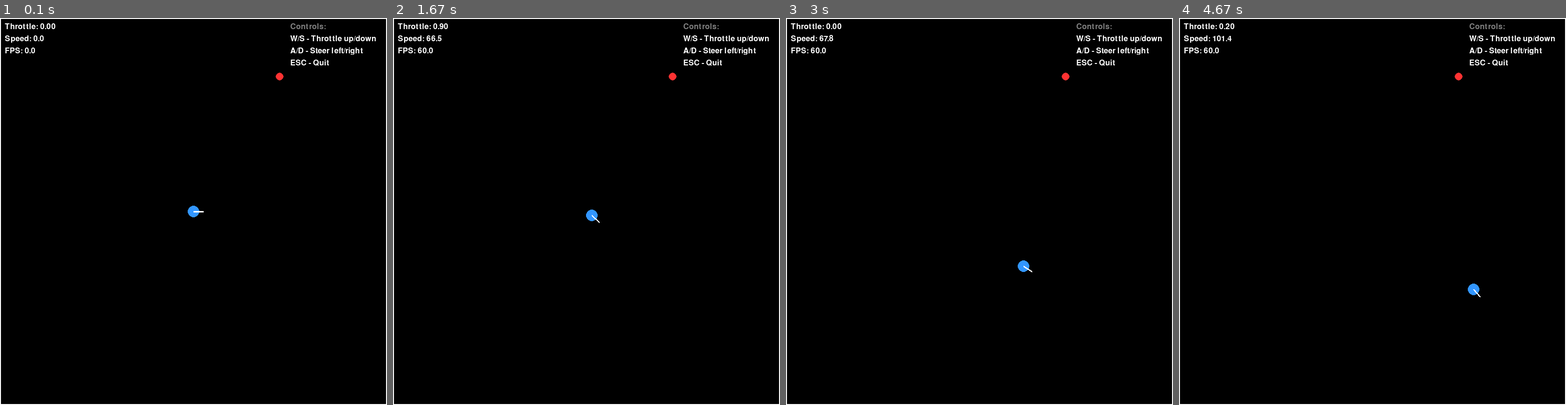
Above: before the commit, frames 1-4 (left to right).
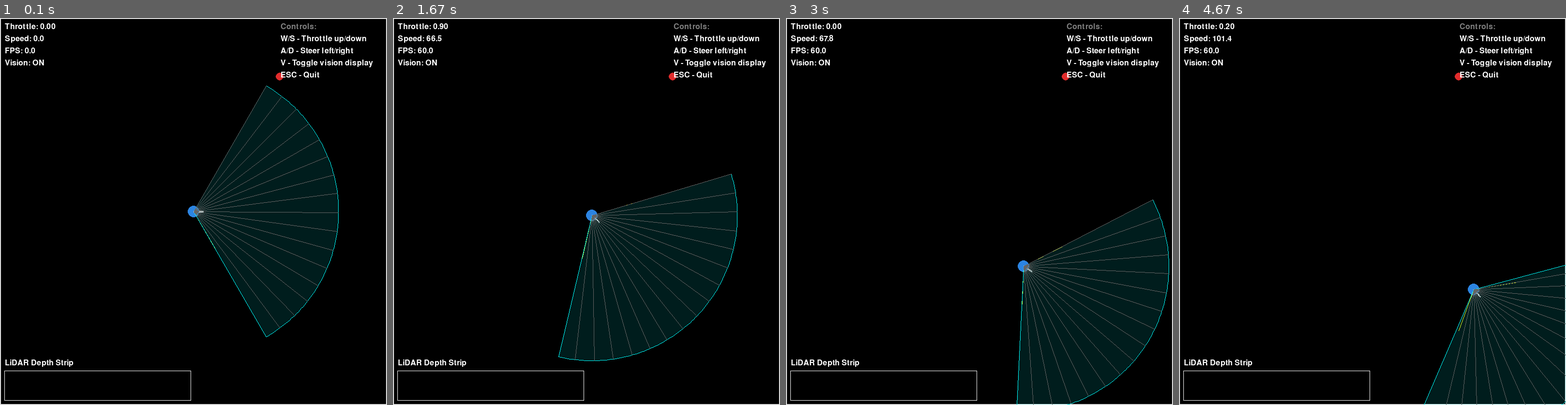
Above: after the commit, the same moments.

Repository: jdAlcorn/food_finder_sim
Game: pygame game, started from simulation.py
The game is run twice, just before and just after one commit, with the same random seed, the same clock (stepped at 60 frames per second) and the same inputs.
Inputs:
- Up to frame 1 (0.1 s): no input
- Up to frame 2 (1.67 s): tap V at 0.33, 1.65 s; hold D 0.67-1.13 s; hold W 1.17-1.47 s; hold D from 1.5 s (still down)
- Up to frame 3 (3 s): release D at 1.97 s; hold A 2-2.53 s; hold S 2.57-2.87 s; hold A from 2.9 s (still down)
- Up to frame 4 (4.67 s): tap V at 3.05, 4.55 s; release A at 3.3 s; hold W 3.33-3.7 s; hold D 3.73-4.37 s; hold S from 4.4 s (still down)

The runs differ from the first frame. In frame 1, 17% of the frame differs, in the area x 0-100%, y 0-100%; in frame 2, 17%; in frame 3, 17%; in frame 4, 12%.

Commit message:
Initial vision implementation

Diff:
--- a/simulation.py
+++ b/simulation.py
@@ -5,12 +5,14 @@
 - Food collection
 - Wall collisions
 - Manual keyboard controls
+- Ray-casting vision system with LiDAR strip visualization
 """
 
 import pygame
 import math
 import random
 import sys
+import numpy as np
 
 # Constants
 WINDOW_WIDTH = 800
@@ -28,6 +30,12 @@
 # Food constants
 FOOD_RADIUS = 8
 
+# Vision constants
+FOV_DEGREES = 120
+NUM_RAYS = 128
+MAX_RANGE = 300
+STRIP_HEIGHT = 60
+
 # Colors
 BLACK = (0, 0, 0)
 WHITE = (255, 255, 255)
@@ -35,6 +43,8 @@
 RED = (255, 50, 50)
 GREEN = (50, 255, 50)
 GRAY = (128, 128, 128)
+YELLOW = (255, 255, 0)
+CYAN = (0, 255, 255)
 
 
 class Agent:
@@ -132,6 +142,163 @@
         self.y = random.uniform(margin, WINDOW_HEIGHT - margin)
 
 
+# Ray-casting helper functions
+def intersect_ray_circle(origin_x, origin_y, dir_x, dir_y, circle_x, circle_y, radius):
+    """
+    Ray-circle intersection. Returns distance to nearest intersection or None.
+    """
+    # Vector from ray origin to circle center
+    oc_x = origin_x - circle_x
+    oc_y = origin_y - circle_y
+
+    # Quadratic equation coefficients: at² + bt + c = 0
+    a = dir_x * dir_x + dir_y * dir_y
+    b = 2.0 * (oc_x * dir_x + oc_y * dir_y)
+    c = oc_x * oc_x + oc_y * oc_y - radius * radius
+
+    discriminant = b * b - 4 * a * c
+
+    if discriminant < 0:
+        return None  # No intersection
+
+    sqrt_discriminant = math.sqrt(discriminant)
+    t1 = (-b - sqrt_discriminant) / (2 * a)
+    t2 = (-b + sqrt_discriminant) / (2 * a)
+
+    # We want the nearest positive intersection
+    if t1 > 0:
+        return t1
+    elif t2 > 0:
+        return t2
+    else:
+        return None  # Circle is behind ray origin
+
+
+def intersect_ray_segment(origin_x, origin_y, dir_x, dir_y, p1_x, p1_y, p2_x, p2_y):
+    """
+    Ray-line segment intersection. Returns distance to intersection or None.
+    """
+    # Line segment vector
+    seg_x = p2_x - p1_x
+    seg_y = p2_y - p1_y
+
+    # Vector from segment start to ray origin
+    h_x = origin_x - p1_x
+    h_y = origin_y - p1_y
+
+    # Cross products for 2D
+    a = dir_x * seg_y - dir_y * seg_x
+
+    if abs(a) < 1e-10:  # Ray parallel to segment
+        return None
+
+    f = 1.0 / a
+    s = f * (h_x * seg_y - h_y * seg_x)
+    t = f * (dir_x * h_y - dir_y * h_x)
+
+    if s > 0 and 0 <= t <= 1:  # Ray hits segment
+        return s
+
+    return None
+
+
+def cast_ray(origin_x, origin_y, dir_x, dir_y, food):
+    """
+    Cast a single ray and find the nearest intersection.
+    Returns (distance, hit_type, hit_color) or (None, None, None) if no hit.
+    """
+    nearest_distance = float('inf')
+    hit_type = None
+    hit_color = None
+
+    # Check wall intersections (4 segments)
+    walls = [
+        (0, 0, WINDOW_WIDTH, 0),  # Top wall
+        (WINDOW_WIDTH, 0, WINDOW_WIDTH, WINDOW_HEIGHT),  # Right wall
+        (WINDOW_WIDTH, WINDOW_HEIGHT, 0, WINDOW_HEIGHT),  # Bottom wall
+        (0, WINDOW_HEIGHT, 0, 0)  # Left wall
+    ]
+
+    for p1_x, p1_y, p2_x, p2_y in walls:
+        distance = intersect_ray_segment(origin_x, origin_y, dir_x, dir_y, p1_x, p1_y, p2_x, p2_y)
+        if distance is not None and distance < nearest_distance:
+            nearest_distance = distance
+            hit_type = 'wall'
+            hit_color = WHITE
+
+    # Check food intersection
+    food_distance = intersect_ray_circle(origin_x, origin_y, dir_x, dir_y, food.x, food.y, FOOD_RADIUS)
+    if food_distance is not None and food_distance < nearest_distance:
+        nearest_distance = food_distance
+        hit_type = 'food'
+        hit_color = RED
+
+    if nearest_distance == float('inf'):
+        return None, None, None
+
+    return nearest_distance, hit_type, hit_color
+
+
+def compute_vision(agent, food):
+    """
+    Compute ray-casting vision for the agent.
+    Returns arrays of distances, hit_points, and colors.
+    """
+    fov_rad = math.radians(FOV_DEGREES)
+    angles = np.linspace(-fov_rad/2, fov_rad/2, NUM_RAYS)
+
+    distances = []
+    hit_points = []
+    colors = []
+
+    for angle in angles:
+        ray_angle = agent.theta + angle
+        dir_x = math.cos(ray_angle)
+        dir_y = math.sin(ray_angle)
+
+        distance, hit_type, hit_color = cast_ray(agent.x, agent.y, dir_x, dir_y, food)
+
+        if distance is not None and distance <= MAX_RANGE:
+            hit_x = agent.x + distance * dir_x
+            hit_y = agent.y + distance * dir_y
+            distances.append(distance)
+            hit_points.append((hit_x, hit_y))
+            colors.append(hit_color)
+        else:
+            distances.append(MAX_RANGE)
+            hit_x = agent.x + MAX_RANGE * dir_x
+            hit_y = agent.y + MAX_RANGE * dir_y
+            hit_points.append((hit_x, hit_y))
+            colors.append(BLACK)
+
+    return distances, hit_points, colors
+
+
+def build_depth_strip(distances, colors):
+    """
+    Build the 1D depth image strip as a pygame surface.
+    """
+    strip = pygame.Surface((NUM_RAYS, STRIP_HEIGHT))
+    strip.fill(BLACK)
+
+    for i, (distance, color) in enumerate(zip(distances, colors)):
+        if color != BLACK:  # Hit something
+            # Brightness based on distance (closer = brighter)
+            brightness = max(0.0, 1.0 - distance / MAX_RANGE)
+
+            # Apply brightness to color
+            bright_color = (
+                int(color[0] * brightness),
+                int(color[1] * brightness),
+                int(color[2] * brightness)
+            )
+
+            # Fill the column
+            pygame.draw.rect(strip, bright_color, (i, 0, 1, STRIP_HEIGHT))
+
+    return strip
+
+
 def check_food_collision(agent, food):
     dx = agent.x - food.x
     dy = agent.y - food.y
@@ -154,7 +321,62 @@
     pygame.draw.circle(screen, RED, (int(food.x), int(food.y)), FOOD_RADIUS)
 
 
-def draw_ui(screen, font, agent, fps):
+def draw_vision(screen, agent, distances, hit_points, show_vision):
+    """
+    Draw the FOV cone and ray hits visualization.
+    """
+    if not show_vision:
+        return
+
+    fov_rad = math.radians(FOV_DEGREES)
+
+    # Draw FOV cone outline
+    cone_length = MAX_RANGE * 0.3  # Shorter for visualization
+    left_angle = agent.theta - fov_rad/2
+    right_angle = agent.theta + fov_rad/2
+
+    left_x = agent.x + cone_length * math.cos(left_angle)
+    left_y = agent.y + cone_length * math.sin(left_angle)
+    right_x = agent.x + cone_length * math.cos(right_angle)
+    right_y = agent.y + cone_length * math.sin(right_angle)
+
+    # Draw FOV cone lines
+    pygame.draw.line(screen, YELLOW, (agent.x, agent.y), (left_x, left_y), 1)
+    pygame.draw.line(screen, YELLOW, (agent.x, agent.y), (right_x, right_y), 1)
+
+    # Draw visible region polygon
+    if len(hit_points) > 0:
+        # Create polygon vertices: agent position + hit points
+        polygon_points = [(agent.x, agent.y)]
+        for hit_x, hit_y in hit_points:
+            # Clamp to screen bounds for drawing
+            hit_x = max(0, min(WINDOW_WIDTH, hit_x))
+            hit_y = max(0, min(WINDOW_HEIGHT, hit_y))
+            polygon_points.append((hit_x, hit_y))
+
+        if len(polygon_points) > 2:
+            # Draw semi-transparent filled polygon
+            temp_surface = pygame.Surface((WINDOW_WIDTH, WINDOW_HEIGHT))
+            temp_surface.set_alpha(30)
+            temp_surface.fill(BLACK)
+            pygame.draw.polygon(temp_surface, CYAN, polygon_points)
+            screen.blit(temp_surface, (0, 0))
+
+            # Draw polygon outline
+            pygame.draw.polygon(screen, CYAN, polygon_points, 1)
+
+    # Draw hit points
+    for i, ((hit_x, hit_y), distance) in enumerate(zip(hit_points, distances)):
+        if distance < MAX_RANGE:
+            # Hit something - draw bright dot
+            pygame.draw.circle(screen, YELLOW, (int(hit_x), int(hit_y)), 2)
+
+        # Draw every 8th ray for clarity
+        if i % 8 == 0:
+            pygame.draw.line(screen, (100, 100, 100), (agent.x, agent.y), (hit_x, hit_y), 1)
+
+
+def draw_ui(screen, font, agent, fps, show_vision):
     # Throttle display
     throttle_text = font.render(f"Throttle: {agent.throttle:.2f}", True, WHITE)
     screen.blit(throttle_text, (10, 10))
@@ -166,24 +388,29 @@
     # FPS display
     fps_text = font.render(f"FPS: {fps:.1f}", True, WHITE)
     screen.blit(fps_text, (10, 60))
+
+    # Vision toggle status
+    vision_text = font.render(f"Vision: {'ON' if show_vision else 'OFF'}", True, WHITE)
+    screen.blit(vision_text, (10, 85))
 
     # Controls
     controls = [
         "Controls:",
         "W/S - Throttle up/down",
         "A/D - Steer left/right",
+        "V - Toggle vision display",
         "ESC - Quit"
     ]
     for i, text in enumerate(controls):
         color = GRAY if i == 0 else WHITE
         control_text = font.render(text, True, color)
-        screen.blit(control_text, (WINDOW_WIDTH - 200, 10 + i * 25))
+        screen.blit(control_text, (WINDOW_WIDTH - 220, 10 + i * 25))
 
 
 def main():
     pygame.init()
     screen = pygame.display.set_mode((WINDOW_WIDTH, WINDOW_HEIGHT))
-    pygame.display.set_caption("2D Continuous Simulation")
+    pygame.display.set_caption("2D Continuous Simulation with Ray-Cast Vision")
     clock = pygame.time.Clock()
     font = pygame.font.Font(None, 24)
 
@@ -194,6 +421,7 @@
     # Game state
     running = True
     food_collected = 0
+    show_vision = True
 
     while running:
         dt = clock.tick(FPS) / 1000.0  # Convert to seconds
@@ -205,6 +433,8 @@
             elif event.type == pygame.KEYDOWN:
                 if event.key == pygame.K_ESCAPE:
                     running = False
+                elif event.key == pygame.K_v:
+                    show_vision = not show_vision
 
         # Handle continuous input
         keys = pygame.key.get_pressed()
@@ -233,6 +463,10 @@
             print(f"FOOD REACHED! Total collected: {food_collected}")
             food.respawn()
 
+        # Compute vision
+        distances, hit_points, colors = compute_vision(agent, food)
+        depth_strip = build_depth_strip(distances, colors)
+
         # Render
         screen.fill(BLACK)
 
@@ -243,8 +477,25 @@
         draw_food(screen, food)
         draw_agent(screen, agent)
 
+        # Draw vision system
+        draw_vision(screen, agent, distances, hit_points, show_vision)
+
+        # Draw depth strip (LiDAR visualization)
+        strip_x = 10
+        strip_y = WINDOW_HEIGHT - STRIP_HEIGHT - 10
+        # Scale up the strip for better visibility
+        scaled_strip = pygame.transform.scale(depth_strip, (NUM_RAYS * 3, STRIP_HEIGHT))
+        screen.blit(scaled_strip, (strip_x, strip_y))
+
+        # Draw strip border
+        pygame.draw.rect(screen, WHITE, (strip_x - 1, strip_y - 1, NUM_RAYS * 3 + 2, STRIP_HEIGHT + 2), 1)
+
+        # Strip label
+        strip_label = font.render("LiDAR Depth Strip", True, WHITE)
+        screen.blit(strip_label, (strip_x, strip_y - 25))
+
         # Draw UI
-        draw_ui(screen, font, agent, clock.get_fps())
+        draw_ui(screen, font, agent, clock.get_fps(), show_vision)
 
         pygame.display.flip()
 
